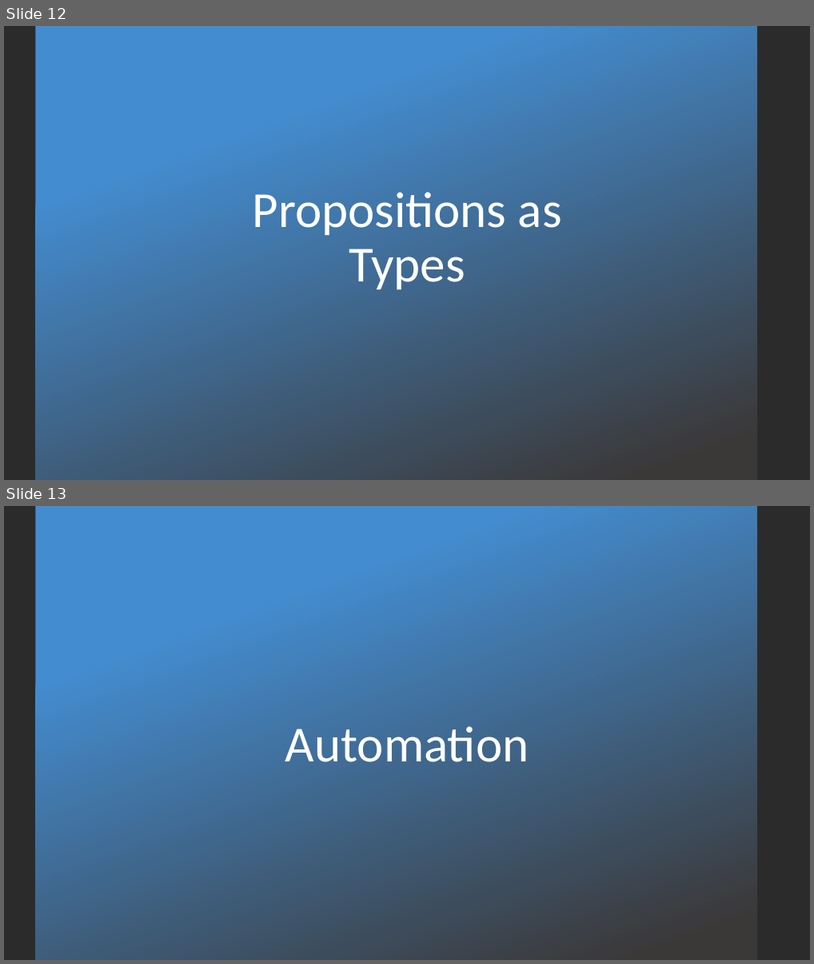
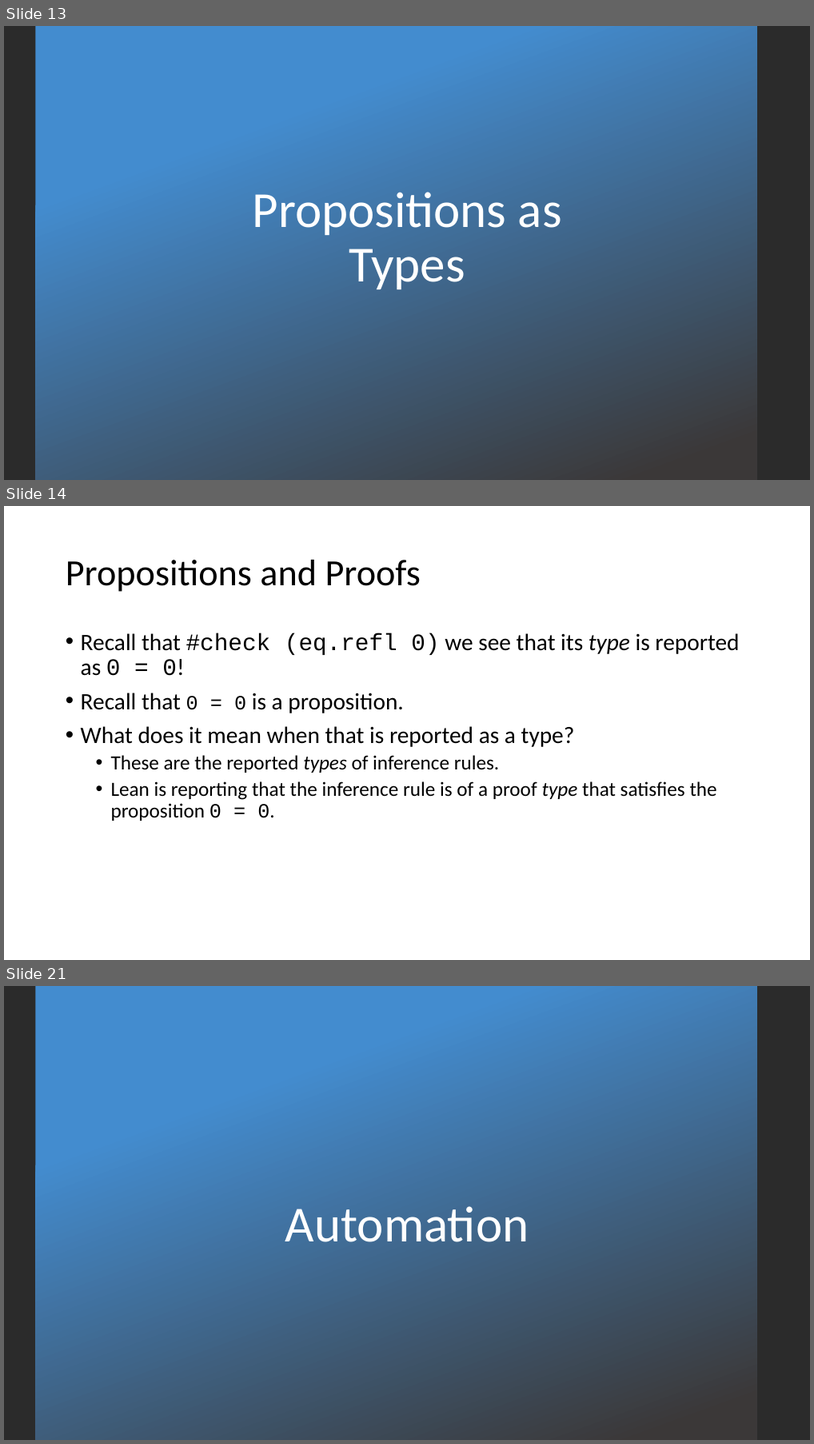
Before and after one commit to kevinsullivan/cs-dm, a slide deck: 01_Equality/Equality.pptx. Shown one above the other, each under a label of ours: slides 12 and 13 before the commit, slides 13, 14 and 21 after it; the slides between them are not shown. The pictures are 814x964 and 814x1444 pixels, drawn with LibreOffice and Linux fonts; fonts in the diff are those of the drawing; background and template pictures are left out; a plain dark background stands for a picture behind light text. Boxes give left, top, right and bottom in pixels: in the first picture for what was removed or moved away, otherwise in the second. Text is boxed around its words. In the diff, an @@ line names an element or a change of style, - is before the commit and + after.

```diff
--- a/01_Equality/Equality.pptx
+++ b/01_Equality/Equality.pptx
@@ slide 14 added at (4,506,810,960), background #FFFFFF @@
@@ title added at (66,560,421,592), 44 pt, text #000000 @@
+Propositions and Proofs
@@ text added at (81,633,739,820), 24 pt, text #000000 @@
+• Recall that #check (eq.refl 0) we see that its type is reported as 0 = 0!
+• Recall that 0 = 0 is a proposition.
+• What does it mean when that is reported as a type?
+  • These are the reported types of inference rules.
+  • Lean is reporting that the inference rule is of a proof type that satisfies the proposition 0 = 0.
@@ what was slide 12 is now slide 13 @@
@@ what was slide 13 is now slide 21 @@
```
Also in this commit, not shown: 3 slides changed, 11 other slides added, 1 slide removed, 2 other files.
